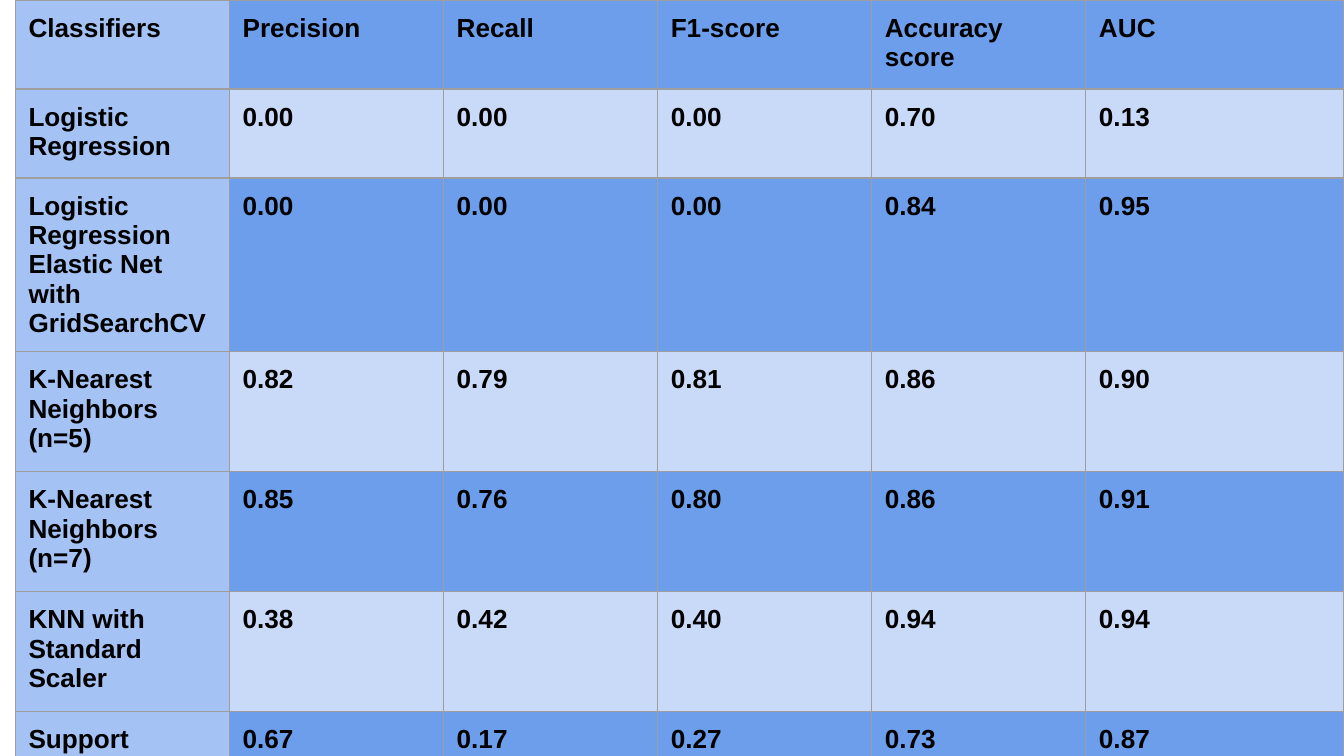
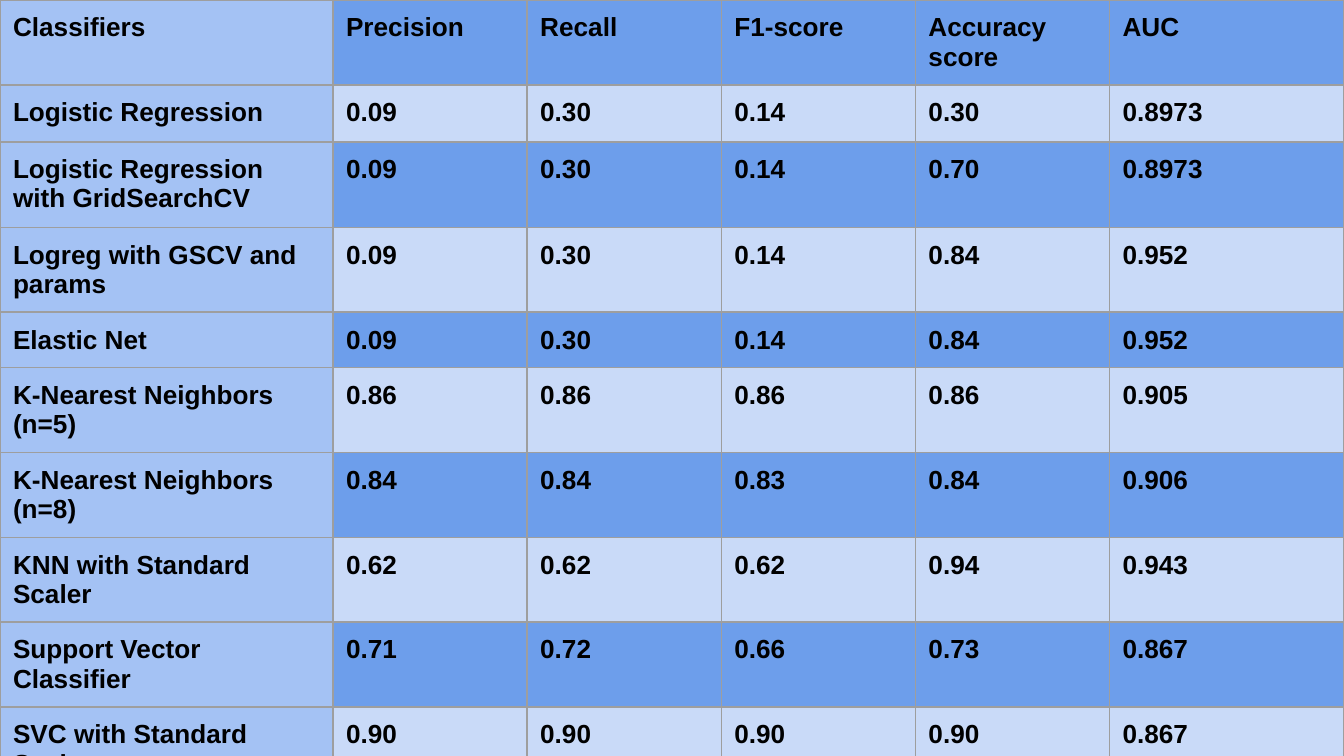
Before and after one commit to TimusLetap/Social-Network-Ads, a slide deck: slide 9 of Capstone Project Presentation.pptx. Drawn at 1344x756 pixels with LibreOffice and Linux fonts; fonts in the diff are those of the drawing. Boxes give left, top, right and bottom in pixels: in the first picture for what was removed or moved away, otherwise in the second. Text is boxed around its words. In the diff, an @@ line names an element or a change of style, - is before the commit and + after.

```diff
--- a/Capstone Project Presentation.pptx
+++ b/Capstone Project Presentation.pptx
@@ table at [0,0,1341,748] @@
-row 2: Logistic Regression | 0.00 | 0.00 | 0.00 | 0.70 | 0.13
-row 3: Logistic Regression Elastic Net with GridSearchCV | 0.00 | 0.00 | 0.00 | 0.84 | 0.95
-row 4: K-Nearest Neighbors (n=5) | 0.82 | 0.79 | 0.81 | 0.86 | 0.90
-row 5: K-Nearest Neighbors (n=7) | 0.85 | 0.76 | 0.80 | 0.86 | 0.91
-row 6: KNN with Standard Scaler | 0.38 | 0.42 | 0.40 | 0.94 | 0.94
-row 7: Support Vector Classifier | 0.67 | 0.17 | 0.27 | 0.73 | 0.87
-row 8: SVC with Standard Scaler | 0.86 | 0.79 | 0.83 | 0.9 | 0.87
+row 2: Logistic Regression | 0.09 | 0.30 | 0.14 | 0.30 | 0.8973
+row 3: Logistic Regression with GridSearchCV | 0.09 | 0.30 | 0.14 | 0.70 | 0.8973
+row 4: Logreg with GSCV and params | 0.09 | 0.30 | 0.14 | 0.84 | 0.952
+row 5: Elastic Net | 0.09 | 0.30 | 0.14 | 0.84 | 0.952
+row 6: K-Nearest Neighbors (n=5) | 0.86 | 0.86 | 0.86 | 0.86 | 0.905
+row 7: K-Nearest Neighbors (n=8) | 0.84 | 0.84 | 0.83 | 0.84 | 0.906
+row 8: KNN with Standard Scaler | 0.62 | 0.62 | 0.62 | 0.94 | 0.943
+row 9: Support Vector Classifier | 0.71 | 0.72 | 0.66 | 0.73 | 0.867
+row 10: SVC with Standard Scaler | 0.90 | 0.90 | 0.90 | 0.90 | 0.867
@@ table: place and size @@
-table at [15,0,1341,756]
+table at [0,0,1341,748]
```
Also in this commit, not shown: 2 other slides changed, 1 other file.
